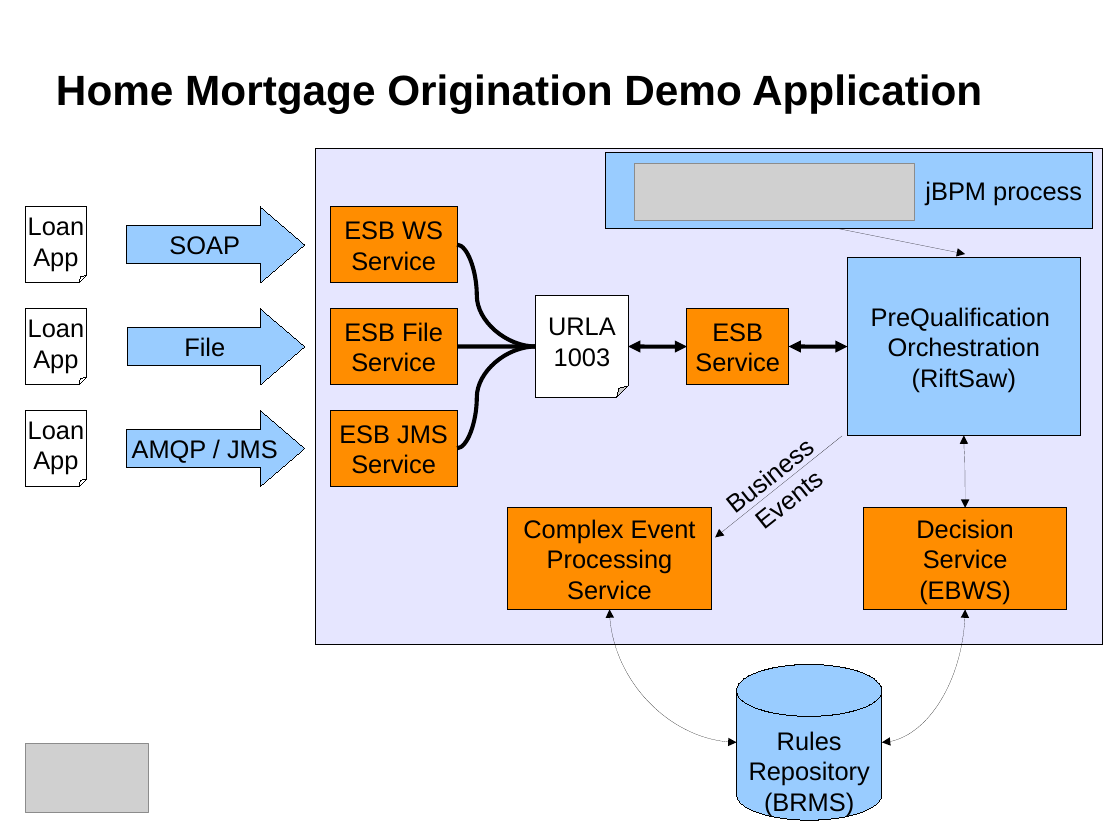
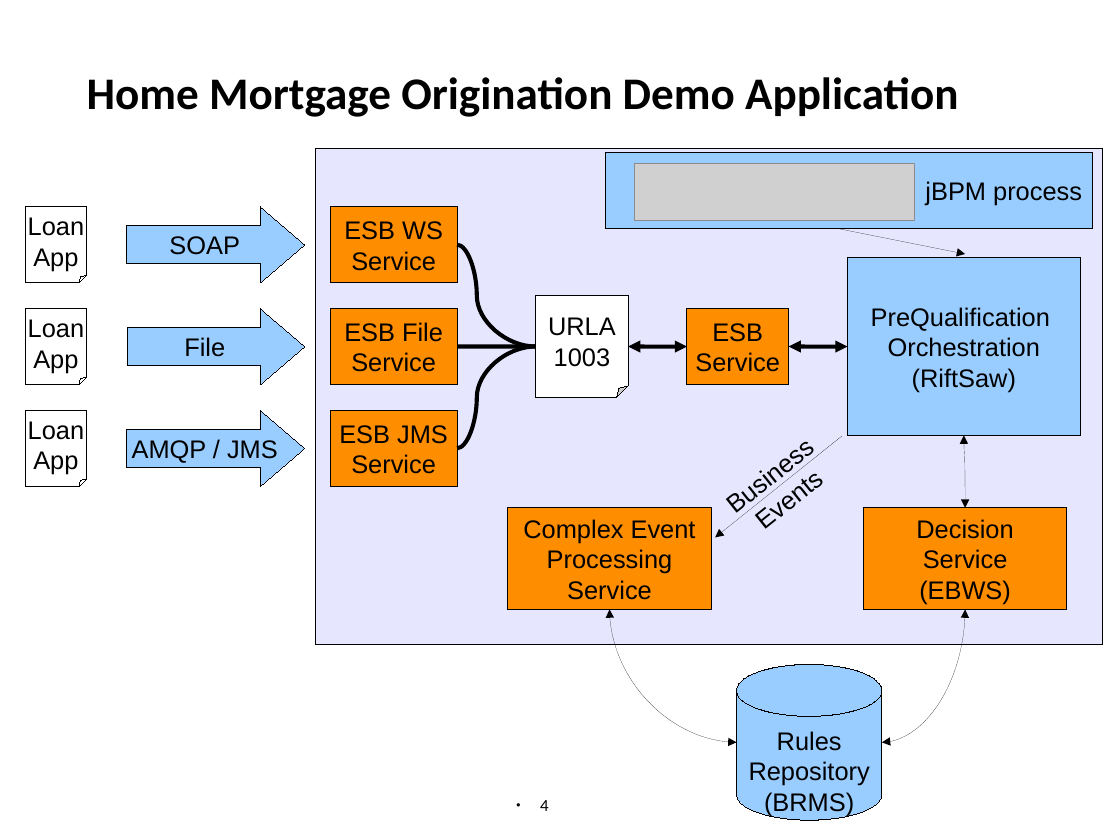
Before and after one commit to jbossdemocentral/homeloan-integration-demo, a slide deck: slide 4 of Demo Overview.odp (slide 2 before the commit). Drawn at 1120x840 pixels with LibreOffice and Linux fonts; fonts in the diff are those of the drawing; grey boxes stand for pictures; background and template pictures are left out. Boxes give left, top, right and bottom in pixels: in the first picture for what was removed or moved away, otherwise in the second. Text is boxed around its words. In the diff, an @@ line names an element or a change of style, - is before the commit and + after.

```diff
--- a/Demo Overview.odp
+++ b/Demo Overview.odp
@@ title "Home Mortgage Origination Demo Application" moved from (x1=56, y1=74, x2=982, y2=114) to (x1=87, y1=77, x2=958, y2=117) @@
@@ title "Home Mortgage Origination Demo Application" at (x1=87, y1=77, x2=958, y2=117): size 30 to 32 pt, font Arial to Calibri; line spacing 1 to 0.85; vertical alignment middle to bottom @@
@@ picture removed at (x1=25, y1=744, x2=148, y2=813) @@
@@ page number added at (x1=540, y1=800, x2=549, y2=811), 12 pt, text #000000 @@
+● 4
@@ page number removed at (x1=47, y1=812, x2=56, y2=816) @@
-2
```
Also in this commit, not shown: 2 slides added, 1 other file.
